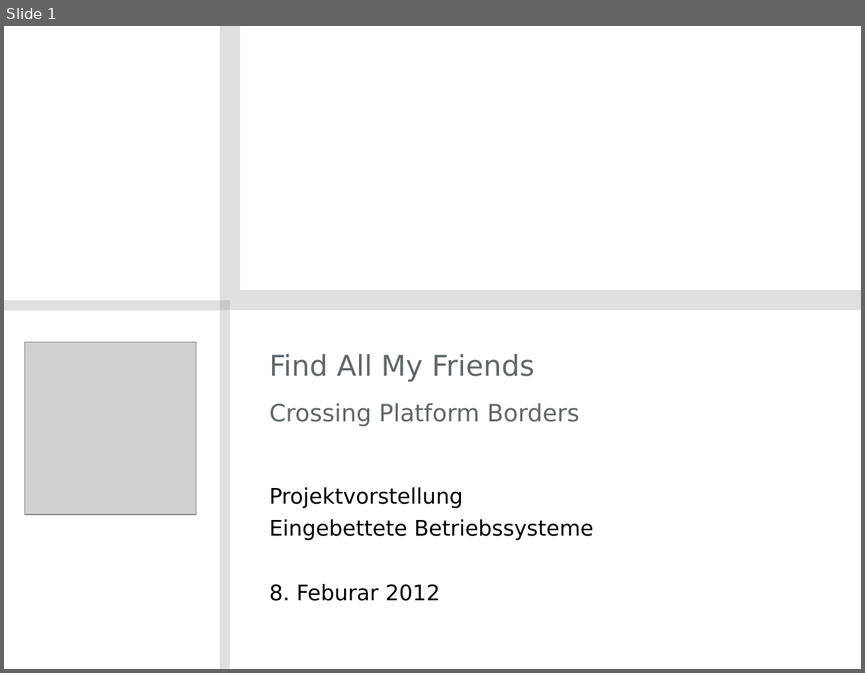
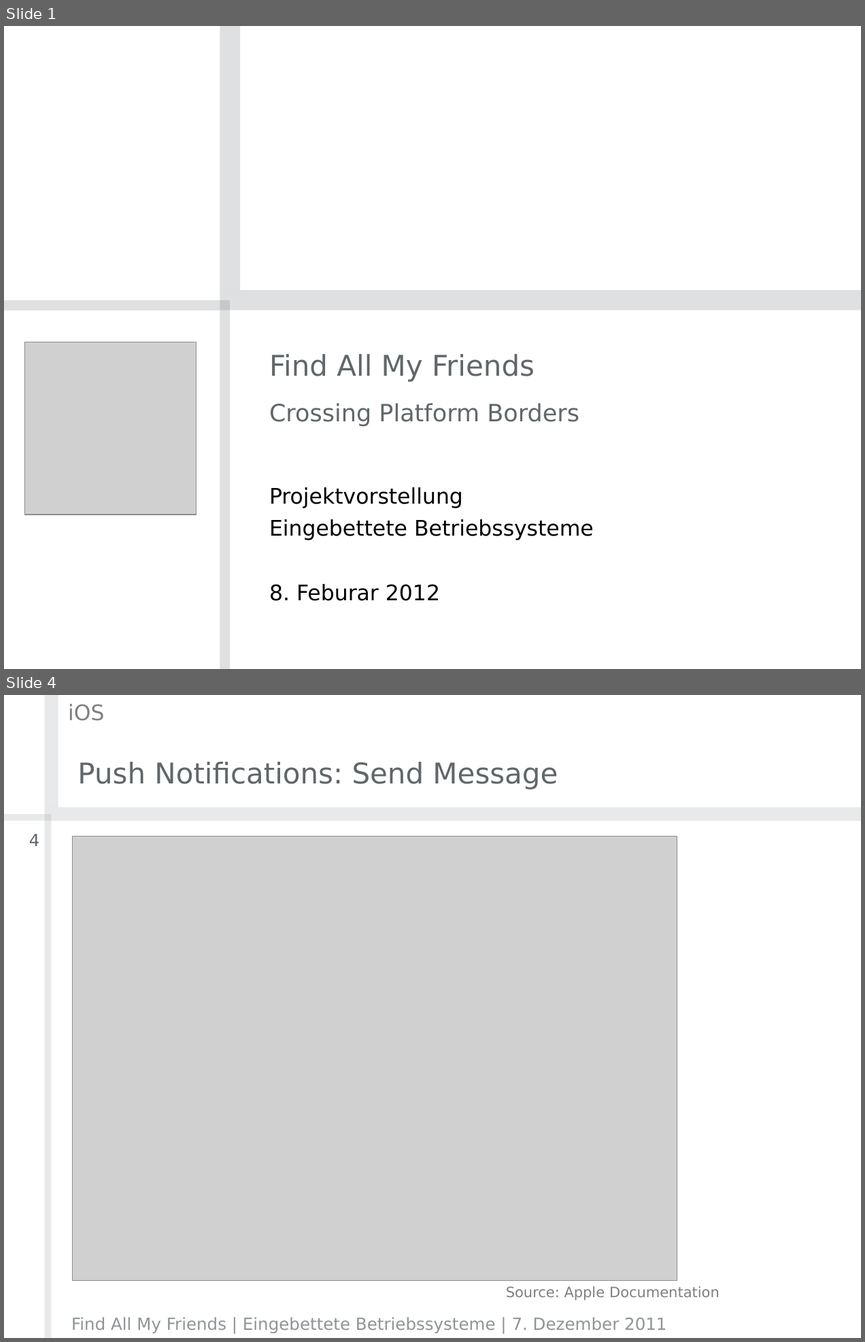
Before and after one commit to timfel/meet4xmas, a slide deck: presentations/End-Projektvorstelltung (Tobias).pptx. Shown one above the other, each under a label of ours: slide 1 before the commit, slides 1 and 4 after it; the slides between them are not shown. The pictures are 865x673 and 865x1342 pixels, drawn with LibreOffice and Linux fonts; fonts in the diff are those of the drawing; grey boxes stand for pictures; background and template pictures are left out. Boxes give left, top, right and bottom in pixels: in the first picture for what was removed or moved away, otherwise in the second. Text is boxed around its words. In the diff, an @@ line names an element or a change of style, - is before the commit and + after.

```diff
--- a/presentations/End-Projektvorstelltung (Tobias).pptx
+++ b/presentations/End-Projektvorstelltung (Tobias).pptx
@@ slide 4 added at bbox=[4, 695, 861, 1338], background #FFFFFF @@
@@ text added at bbox=[68, 704, 104, 721], 18 pt, text #808080 @@
+iOS
@@ title added at bbox=[77, 762, 558, 790], 24 pt, text #60676A @@
+Push Notifications: Send Message
@@ group added at bbox=[4, 695, 861, 1338]: 4 rectangles @@
@@ page number added at bbox=[29, 834, 40, 846], 14 pt, text #60676A @@
+4
@@ picture added at bbox=[73, 836, 677, 1280] @@
@@ text added at bbox=[506, 1286, 719, 1300], 12 pt, text #7F7F7F @@
+Source: Apple Documentation
@@ text added at bbox=[71, 1317, 666, 1333], 14 pt, text #8E9496 @@
+Find All My Friends | Eingebettete Betriebssysteme | 7. Dezember 2011
```
Also in this commit, not shown: 1 slide changed, 3 other slides added.
